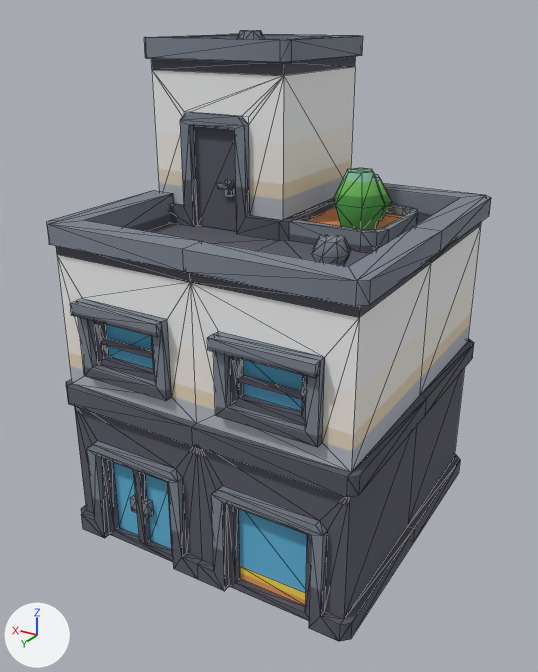
One commit to the glTF model assets/models/building-small-b.glb: the scene before it, then after it.
Rendered twice from a camera (50 mm lens) standing at (-0.883, 1.546, 1.257) and looking at (0.013, 0.052, 0.51). Arrows for +X, +Y and +Z are at lower left; the lights stay in place. The first picture is the older version. Mesh edges are drawn as thin lines. Where no turn or scale is listed for an object, it has been applied to the vertices. Vertices at exactly the same position are counted once.

The older version as bpy lines, for what is in view:
```python
me_building_small_b = bpy.data.meshes.new('building-small-b')
me_building_small_b.from_pydata(...)  # 582 vertices, 1086 faces; spans x -0.397..0.397, y -0.425..0.425, z -0.611..0.611
me_building_small_b.materials.append(mat_palette_city_kit_commercial)
ob_building_small_b = bpy.data.objects.new('building-small-b', me_building_small_b)
ob_building_small_b.location = (0.0, 0.0, 0.611)
```
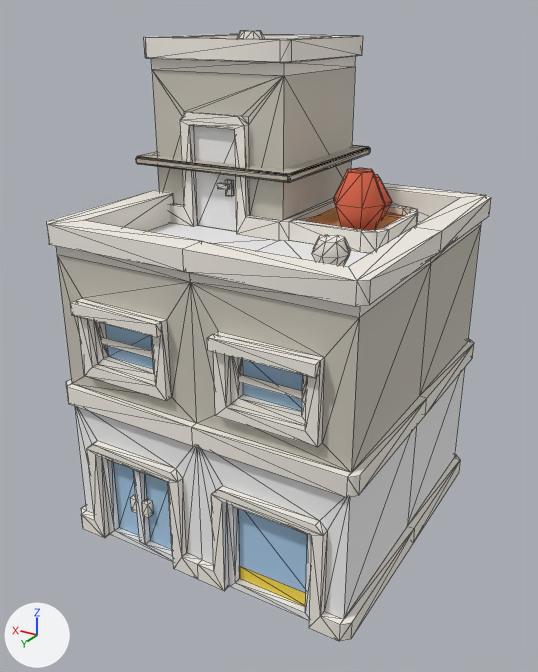
The newer file is also turned or shifted as a whole; pictures and numbers use the older file's frame.

Edits to the bpy script that builds the scene:
```text
Add mat_vertex_colors:
    mat_vertex_colors = bpy.data.materials.new('vertex-colors')
    mat_vertex_colors.use_nodes = True; mat_vertex_colors.node_tree.nodes.clear()
    _N = mat_vertex_colors.node_tree.nodes; _L = mat_vertex_colors.node_tree.links
    n0 = _N.new('ShaderNodeBsdfPrincipled'); n0.name = 'Principled BSDF'
    n0.inputs[2].default_value = 1.0  # 'Roughness'
    n1 = _N.new('ShaderNodeOutputMaterial'); n1.name = 'Material Output'
    n2 = _N.new('ShaderNodeVertexColor'); n2.name = 'Color Attribute'
    _L.new(n0.outputs[0], n1.inputs[0])  # 'BSDF' to 'Surface'
    _L.new(n2.outputs[0], n0.inputs[0])  # 'Color' to 'Base Color'
Change me_building_small_b:
    used by ob_building_small_b; location = (0.0, 0.0, 0.611)
    remove me_building_small_b.from_pydata(...)  # 582 vertices, 1086 faces; spans x -0.397..0.397, y -0.425..0.425, z -0.611..0.611
    add me_building_small_b.from_pydata(...)  # 606 vertices, 1130 faces; spans x -0.397..0.419, y -0.425..0.425, z -0.611..0.611
    me_building_small_b part 1: a new loose piece of 24 vertices spanning x -0.041..0.419, y -0.409..0.05, z 0.293..0.313, in mat_vertex_colors
    me_building_small_b part 2: 1086 faces spanning x -0.397..0.397, y -0.425..0.425, z -0.611..0.611 switch from mat_palette_city_kit_commercial to mat_vertex_colors
```

Where the change shows, as pixel boxes [x1, y1, x2, y2] in the pictures (538 x 672 px):
part 1 of me_building_small_b, added
    after: [136, 145, 370, 182]
part 2 of me_building_small_b, recoloured
    both: [47, 30, 491, 641]
